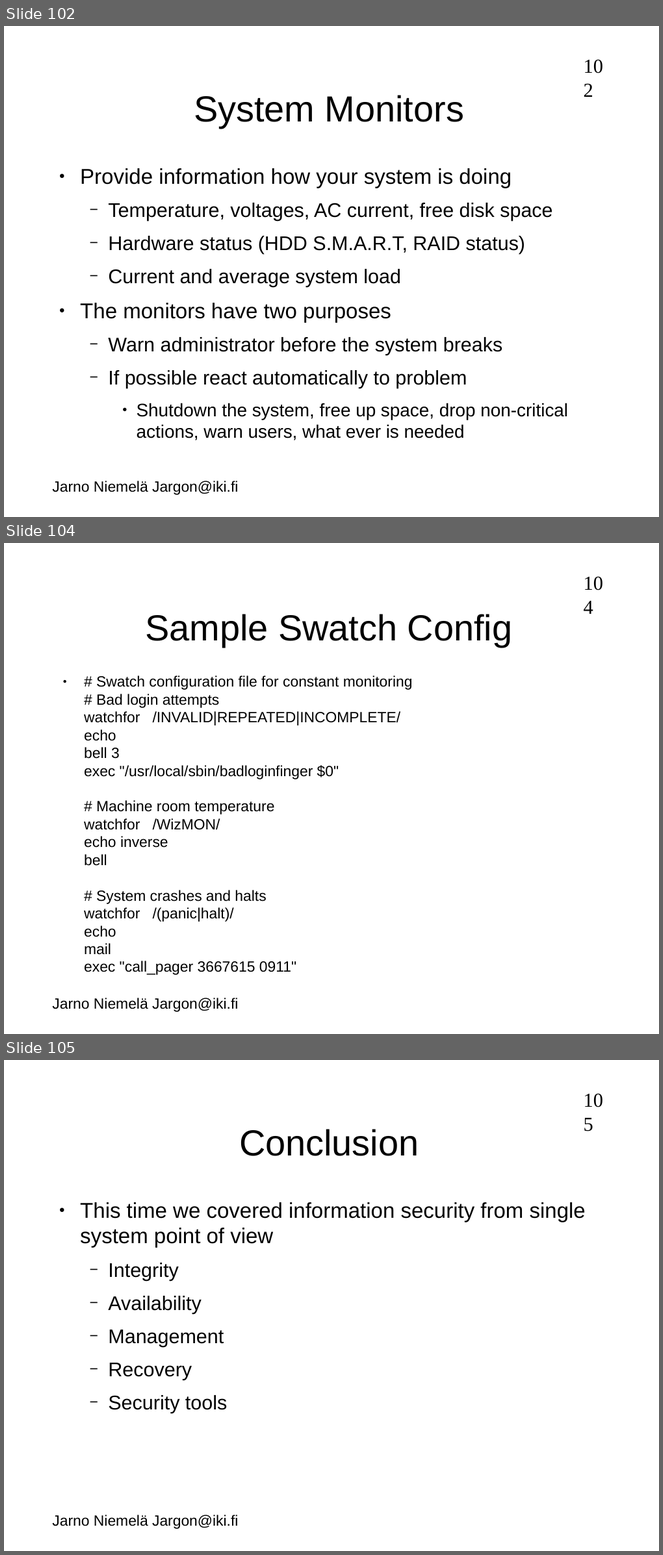
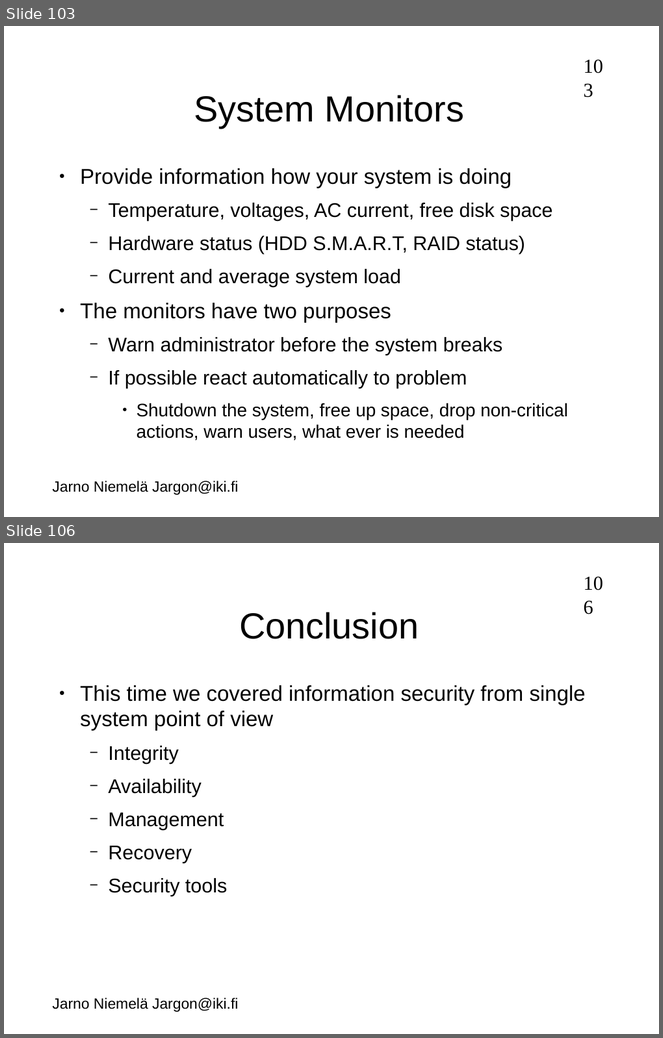
Before and after one commit to jarno-niemela/corporate_cyber_defence, a slide deck: Host security/Host security.odp. Shown one above the other, each under a label of ours: slides 102, 104 and 105 before the commit, slides 103 and 106 after it; the slides between them are not shown. The pictures are 663x1555 and 663x1038 pixels, drawn with LibreOffice and Linux fonts; fonts in the diff are those of the drawing; background and template pictures are left out. Boxes give left, top, right and bottom in pixels: in the first picture for what was removed or moved away, otherwise in the second. Text is boxed around its words. In the diff, an @@ line names an element or a change of style, - is before the commit and + after.

```diff
--- a/Host security/Host security.odp
+++ b/Host security/Host security.odp
@@ slide 104 removed at (4,543,659,1034), background #FFFFFF; not listed: 2 template elements that a slide beside it also shows @@
@@ title removed at (146,614,512,647) @@
-Sample Swatch Config
@@ text removed at (84,676,413,975) @@
-● # Swatch configuration file for constant monitoring
-  # Bad login attempts
-  watchfor /INVALID|REPEATED|INCOMPLETE/
-  echo
-  bell 3
-  exec "/usr/local/sbin/badloginfinger $0"
-  # Machine room temperature
-  watchfor /WizMON/
-  echo inverse
-  bell
-  # System crashes and halts
-  watchfor /(panic|halt)/
-  echo
-  mail
-  exec "call_pager 3667615 0911"
@@ what was slide 102 is now slide 103 @@
@@ what was slide 105 is now slide 106 @@
```
Also in this commit, not shown: 4 slides changed, 4 slides added, 2 other slides removed.
